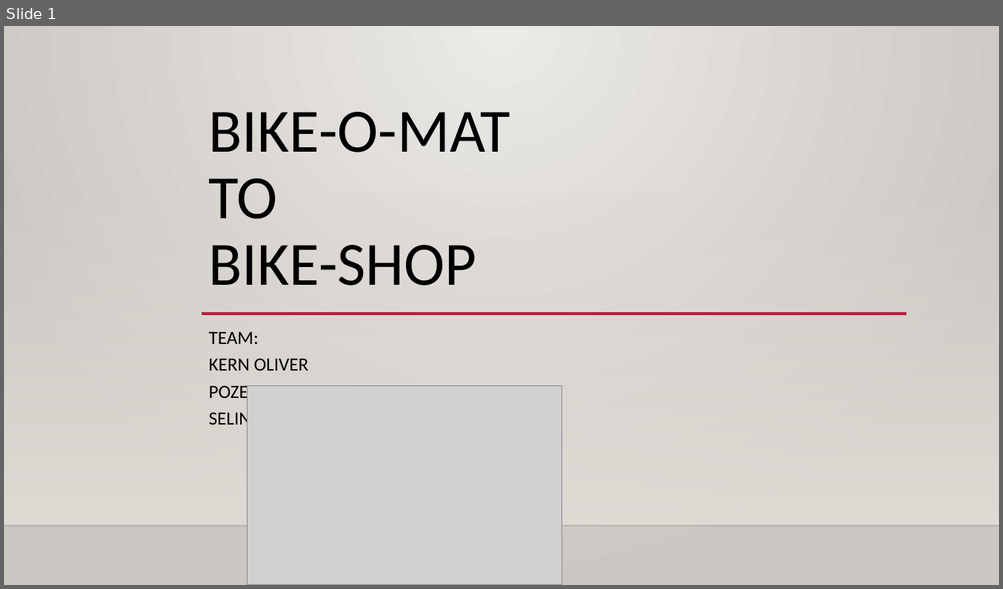
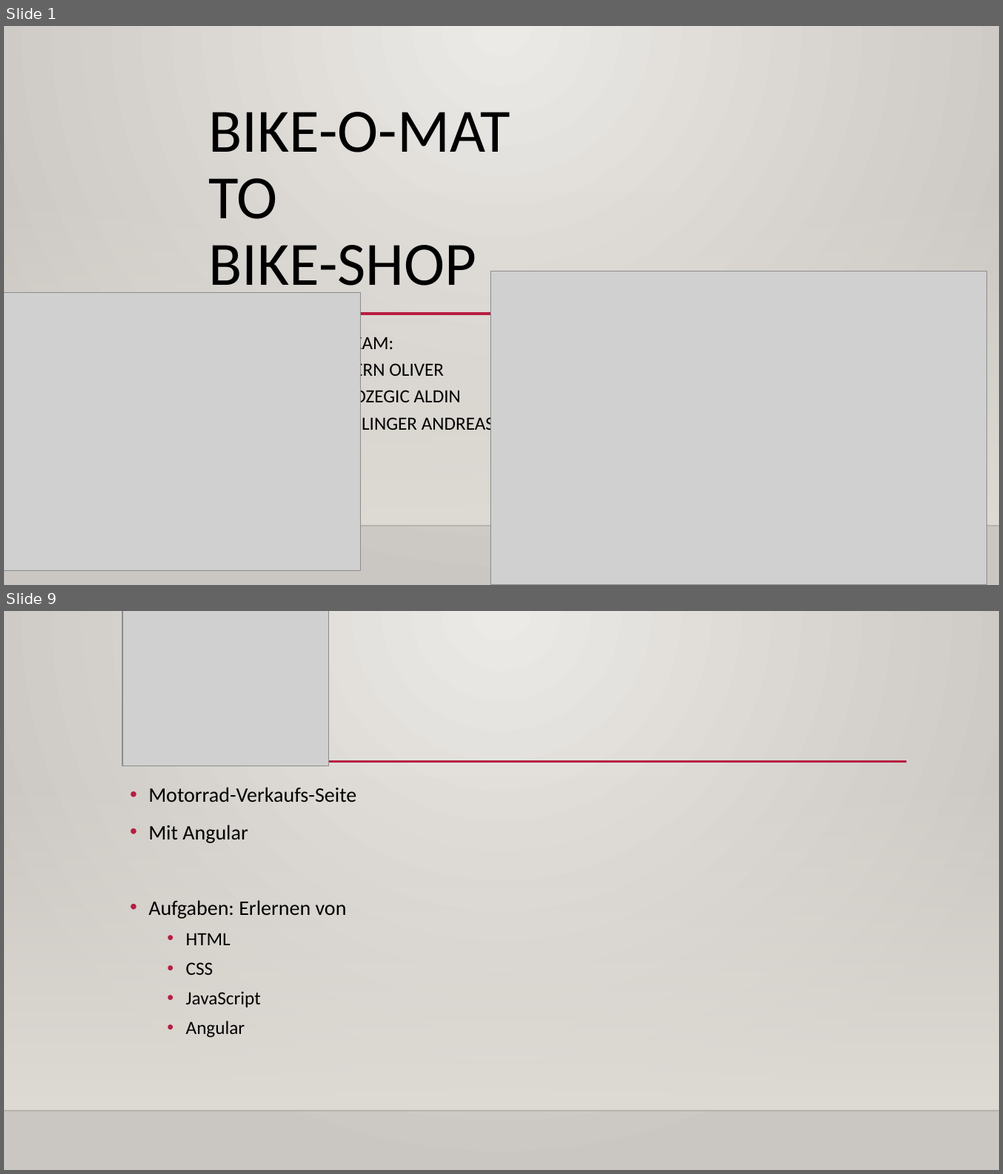
Before and after one commit to AndiSelinger/Bike-Shop, a slide deck: projectfiles/Präsentation/Bike-ShopPräsentation.pptx. Shown one above the other, each under a label of ours: slide 1 before the commit, slides 1 and 9 after it; the slides between them are not shown. The pictures are 1003x589 and 1003x1174 pixels, drawn with LibreOffice and Linux fonts; fonts in the diff are those of the drawing; grey boxes stand for pictures; background and template pictures are left out. Boxes give left, top, right and bottom in pixels: in the first picture for what was removed or moved away, otherwise in the second. Text is boxed around its words. In the diff, an @@ line names an element or a change of style, - is before the commit and + after.

```diff
--- a/projectfiles/Präsentation/Bike-ShopPräsentation.pptx
+++ b/projectfiles/Präsentation/Bike-ShopPräsentation.pptx
@@ slide 9 added at bbox=[4, 611, 999, 1170], background gradient #ECEAE7 to #CAC7C1; not listed: 2 template elements that a slide beside it also shows @@
@@ picture added at bbox=[122, 611, 330, 766] @@
@@ line added from (122, 762) to (907, 762), #B71E42 2.5 pt @@
@@ text added at bbox=[148, 787, 356, 1038], 20 pt, text #000000 @@
+• Motorrad-Verkaufs-Seite
+• Mit Angular
+• Aufgaben: Erlernen von
+  • HTML
+  • CSS
+  • JavaScript
+  • Angular
@@ slide 1 changed as well @@
@@ picture added at bbox=[490, 272, 987, 585] @@
@@ picture: place and size @@
-picture at bbox=[247, 386, 562, 585]
+picture at bbox=[4, 292, 361, 571]
@@ subtitle "TEAM: KERN OLIVER POZEGIC ALDIN ..." rewrapped from bbox=[209, 332, 325, 429] to bbox=[344, 334, 494, 434] @@
```
Also in this commit, not shown: 9 other slides added, 1 slide removed, 1 other file.
